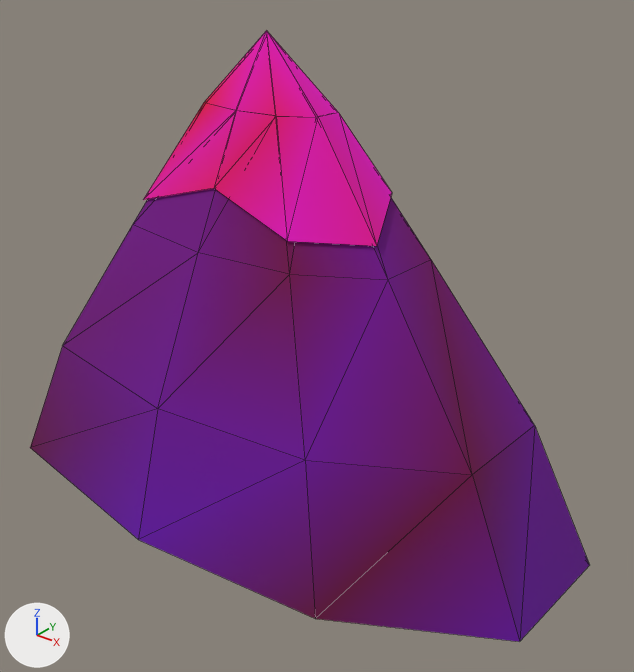
Two versions of the glTF model ArtSource/Exports/Environment/Mountain_Back_01.glb, one commit apart.
Before and after are seen from a 50 mm camera at (37.0, -41.4, 36.8) aimed at (3.5, 0.5, 10.8). The axes (+X, +Y, +Z) are drawn at lower left. The lights are the same throughout. The older version comes first. Mesh edges are drawn as thin lines. Vertices at exactly the same position are counted once.

Before the edit, the objects in view are built like this:
```python
me_mountain_back_01 = bpy.data.meshes.new('Mountain_Back_01')
me_mountain_back_01.from_pydata(...)  # 56 vertices, 90 faces; spans x -22.7..22.6, y -11.5..12.9, z -2.0..30.2
# faces by material slot: [63, 27]
me_mountain_back_01.materials.append(mat_m_env_mountain)
me_mountain_back_01.materials.append(mat_m_env_snow)
ob_mountain_back_01 = bpy.data.objects.new('Mountain_Back_01', me_mountain_back_01)
ob_mountain_back_01.location = (0.0, 0.0, 0.0)
```
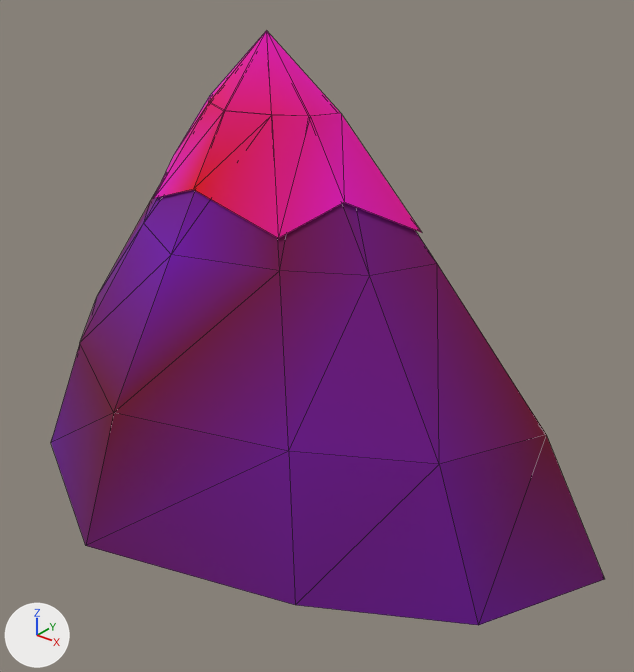
Patch to the scene script:
```diff
--- a/ArtSource/Exports/Environment/Mountain_Back_01.glb.py
+++ b/ArtSource/Exports/Environment/Mountain_Back_01.glb.py
@@ me_mountain_back_01 @@
 # used by ob_mountain_back_01; location = (0.0, 0.0, 0.0)
-me_mountain_back_01.from_pydata(...)  # 56 vertices, 90 faces; spans x -22.7..22.6, y -11.5..12.9, z -2.0..30.2
+me_mountain_back_01.from_pydata(...)  # 56 vertices, 90 faces; spans x -24.9..23.9, y -14.2..12.6, z -2.0..30.2
+# me_mountain_back_01 part 1: 54 of 56 vertices moved; they spanned x -22.7..22.6, y -11.5..12.9, z -2.0..25.8 and now span x -24.9..23.9, y -14.2..12.6, z -2.0..25.8; mean shift (-0.6, 0.0, 0.0); largest move (22.6, 5.3, -2.0) -> (-24.9, 0.2, -2.0)
+# me_mountain_back_01 part 2: 90 faces centred in x -18.9..20.9, y -10.0..10.7, z 1.2..27.3 are repainted in the vertex colours; the middle colour goes from pink #fe00b5 to pink #fe00b0
 me_mountain_back_01.materials.append(mat_m_env_mountain)
```

What differs and where, as boxes [x1, y1, x2, y2] in the pictures (634 x 672 px; the box of a moved part takes in the faces that stretch with it):
'Mountain_Back_01', reshaped, recoloured
    before: [30, 30, 589, 642]
    after: [51, 30, 605, 625]
part 1 of me_mountain_back_01, moved or reshaped
    before: [30, 30, 589, 642]
    after: [51, 30, 605, 625]
part 2 of me_mountain_back_01, recoloured
    before: [30, 46, 589, 642]
    after: [51, 46, 605, 625]
